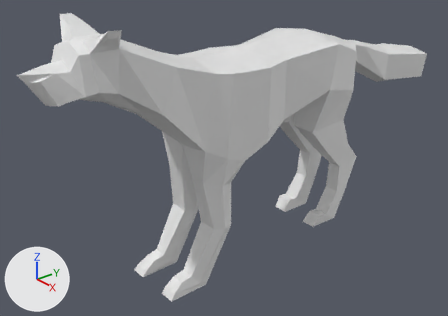
The Blender file Blend_Project/GiantWolf.blend as it was, and as the next commit left it.
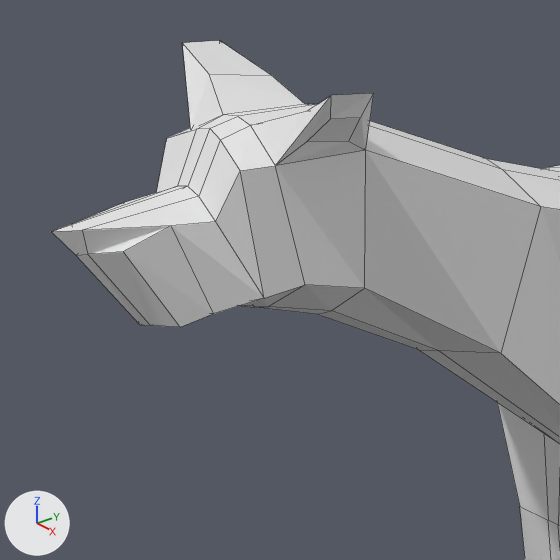
Old and new are each drawn whole from a 50 mm lens placed at (3.09, -2.4, 1.56), pointed at (-0.1, 0.21, -0.32) and again close up on the part from 0% to 41% of the width and 0% to 58% of the height. Lighting does not change. The marker at lower left points along +X, +Y and +Z. The close-ups show mesh edges as thin lines.

The scene before the commit, as lines of its bpy script (objects in view):
```python
me_cube = bpy.data.meshes.new('Cube')
me_cube.from_pydata(...)  # 181 vertices, 164 faces; spans x 0.0..0.33, y -1.26..2.21, z -1.05..0.83
me_cube.materials.append(mat_material)  # white #e7e7e7
# before: 20 (0.14, -0.75, 0.44) at pixel (364, 288), 86 (0.12, -1.02, 0.61) at pixel (215, 221), 88 (0.09, -1.09, 0.61) at pixel (170, 225), 94 (0.12, -1.04, 0.45) at pixel (213, 313), 113 (0.14, -0.97, 0.69) at pixel (240, 170)
# before: 177 (0.17, -0.75, 0.7) at pixel (365, 150)
ob_cube = bpy.data.objects.new('Cube', me_cube)
ob_cube.location = (0.0, 0.0, 0.0)
_m = ob_cube.modifiers.new('Mirror', 'MIRROR')
_m.use_clip = True
```
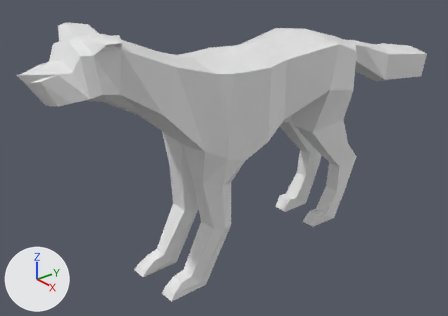
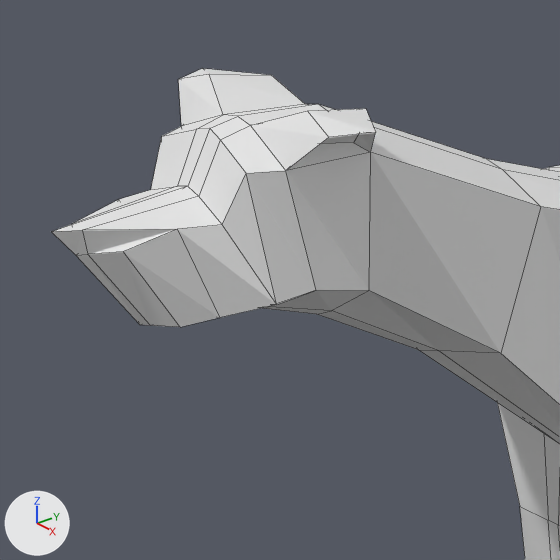
Boxes [x1, y1, x2, y2] around the edits, measured in the close-ups (560 x 560 px; the box of a moved part takes in the faces that stretch with it):
'Cube', reshaped
    before: [52, 40, 560, 560]
    after: [52, 68, 560, 560]
part 1 of me_cube, moved or reshaped
    before: [78, 40, 404, 327]
    after: [75, 68, 404, 327]

Edits to the bpy script that builds the scene:
```text
Change me_cube:
    where me_cube.from_pydata(...)  # 181 vertices, 164 faces; spans x 0.0..0.33, y -1.26..2.21, z -1.05..0.83
    used by ob_cube; location = (0.0, 0.0, 0.0)
    me_cube part 1
    add for i in [20, 86, 88, 94, 113, 177]: me_cube.vertices[i].co += Vector((0.02, 0.0, 0.0))
    me_cube.vertices[84].co: (0.17, -0.97, 0.47) -> (0.21, -0.97, 0.47)  # pixel (264, 298) -> pixel (276, 304)
    me_cube.vertices[112].co: (0.2, -0.79, 0.73) -> (0.2, -0.78, 0.72)  # pixel (348, 141) -> pixel (353, 142)
    me_cube.vertices[114].co: (0.18, -0.89, 0.48) -> (0.22, -0.89, 0.48)  # pixel (305, 284) -> pixel (316, 290)
    me_cube.vertices[117].co: (0.19, -0.87, 0.74) -> (0.19, -0.86, 0.73)  # pixel (306, 142) -> not seen
    me_cube.vertices[173].co: (0.26, -0.8, 0.78) -> (0.26, -0.8, 0.76)  # pixel (360, 117) -> not seen
    me_cube.vertices[174].co: (0.25, -0.85, 0.79) -> (0.25, -0.85, 0.76)  # pixel (330, 118) -> not seen
    me_cube.vertices[178].co: (0.16, -0.92, 0.7) -> (0.2, -0.92, 0.7)  # pixel (275, 165) -> pixel (285, 170)
    me_cube.vertices[179].co: (0.28, -0.79, 0.83) -> (0.32, -0.81, 0.77)  # pixel (373, 93) -> pixel (375, 132)
    me_cube.vertices[180].co: (0.28, -0.86, 0.83) -> (0.28, -0.88, 0.76)  # pixel (331, 95) -> pixel (328, 137)
```
